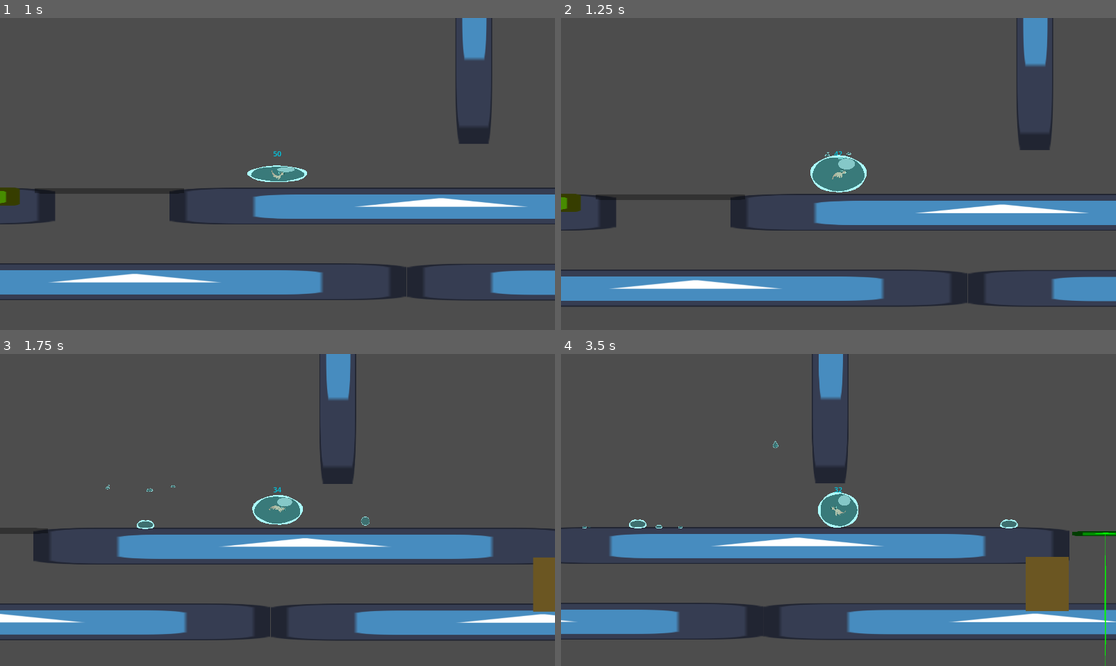
Above: before the commit, frames 1-4 (two rows, left to right).
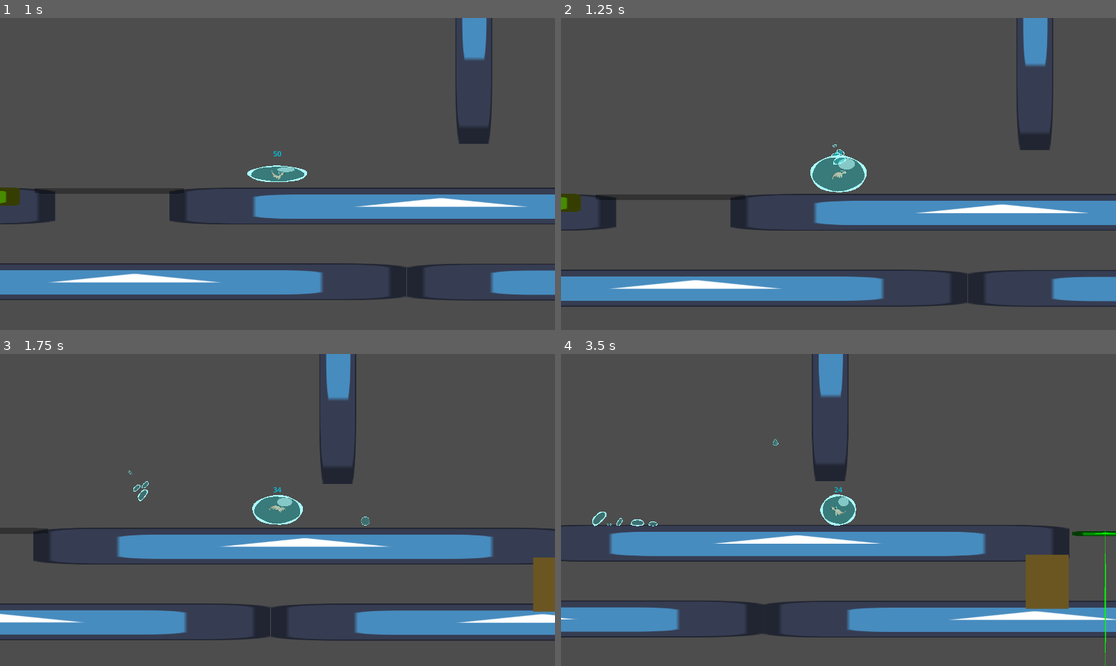
Above: after the commit, the same moments.

Repository: FelixChevrel/GlobalGameJam
Game: Godot game, scene res://Main Menu.tscn
The game is run twice, just before and just after one commit, with the same random seed, the same clock (stepped at 60 frames per second) and the same inputs. The engine's default icon, where the game draws it, is replaced by a stand-in: a white triangle on a blue panel in a dark square.
Inputs:
- Up to frame 1 (1 s): click "Play" at 0.5 s
- Up to frame 2 (1.25 s): no input
- Up to frame 3 (1.75 s): hold D (move_right) from 1.28 s (still down); hold Q (shoot) from 1.28 s (still down); tap Space (jump) at 1.52 s
- Up to frame 4 (3.5 s): release Q (shoot) at 2.03 s; tap Q (shoot) at 2.1 s; tap Space (jump) at 2.27 s; release D (move_right) at 2.78 s; hold A (move_left) from 2.78 s (still down); hold Q (shoot) from 2.78 s (still down)

Frame 1 is identical in both runs. In frame 2, less than 0.1% of the frame differs, in the area x 47-53%, y 40-47%; in frame 3, 0.2%; in frame 4, 6.9%, in the area x 0-100%, y 6-97%.

Commit message:
Dash fix

Diff:
--- a/Scripts/WaterDroplet.gd
+++ b/Scripts/WaterDroplet.gd
@@ -61,13 +61,10 @@
 
 func initializeSize():
 
-	$Droplet.scale = (0.25 * Vector2(waterAmount, waterAmount) * 0.25)
-	$CollisionPolygon2D.scale = (Vector2(waterAmount, waterAmount) * 0.25)
-	$Line2D.scale = (Vector2(waterAmount, waterAmount) * 0.25)
-	$Area2D.scale = (Vector2(waterAmount, waterAmount) * 0.25)
-
-	if (!falling):
-		linear_velocity = fallingSpeed
+	$Droplet.scale = (0.25 * Vector2(waterAmount, waterAmount) * 0.5)
+	$CollisionPolygon2D.scale = (Vector2(waterAmount, waterAmount) * 0.5)
+	$Line2D.scale = (Vector2(waterAmount, waterAmount) * 0.5)
+	$Area2D.scale = (Vector2(waterAmount, waterAmount) * 0.5)
 
 
 
--- a/gameplayComponent/WaterDroplet.tscn
+++ b/gameplayComponent/WaterDroplet.tscn
@@ -13,6 +13,9 @@
 collision_mask = 2
 physics_material_override = SubResource("PhysicsMaterial_ckj32")
 script = ExtResource("1_whibp")
+
+[node name="Timer" type="Timer" parent="."]
+autostart = true
 
 [node name="Droplet" type="Sprite2D" parent="."]
 modulate = Color(0, 1, 1, 0.196078)
@@ -38,9 +41,6 @@
 polygon = PackedVector2Array(3, -5, 9, -3, 12, -1, 13, 2, 12, 5, 10, 7, 4, 8, -8, 8, -14, 6, -15, 4, -15, 1, -14, -2, -11, -4, -6, -5)
 disabled = true
 
-[node name="Timer" type="Timer" parent="."]
-autostart = true
-
 [connection signal="body_entered" from="." to="." method="_on_body_entered"]
+[connection signal="timeout" from="Timer" to="." method="_on_timer_timeout"]
 [connection signal="body_entered" from="Area2D" to="." method="_on_area_2d_body_entered"]
-[connection signal="timeout" from="Timer" to="." method="_on_timer_timeout"]
--- a/platformer_controller/platformer_controller.gd
+++ b/platformer_controller/platformer_controller.gd
@@ -132,6 +132,7 @@
 @export var inDash : bool = false
 var can_dash : bool = true
 var DashWaterDrop : Node2D
+var DashWaterDrop2 : Node2D
 
 #apex of jump (need to be untyped)
 var apex = null
@@ -213,7 +214,6 @@
 
 		can_dash = false
 
-		print(dir)
 		dashDirection = dir
 		$DashAnimator.play("Dash")
 
@@ -224,8 +224,18 @@
 		$Graphic/Node2D/Line2D.updateWater()
 
 		DashWaterDrop = droplet.instantiate()
-		DashWaterDrop.waterAmount = dashWaterConsumption
+		DashWaterDrop.get_child(0).wait_time = 0.1
+		DashWaterDrop.linear_velocity = (-dashDirection * 1000).rotated(0.1)
+		DashWaterDrop.waterAmount = dashWaterConsumption/2
+		DashWaterDrop.scale = Vector2(0.5,0.5)
 		DashWaterDrop.initializeSize()
+
+		DashWaterDrop2 = droplet.instantiate()
+		DashWaterDrop2.get_child(0).wait_time = 0.1
+		DashWaterDrop2.linear_velocity = (-dashDirection * 1000).rotated(-0.1)
+		DashWaterDrop2.waterAmount = dashWaterConsumption/2
+		DashWaterDrop2.scale = Vector2(0.5,0.5)
+		DashWaterDrop2.initializeSize()
 
 		pass
 
@@ -239,9 +249,15 @@
 
 		velocity = dashDirection * dashSpeed
 		previous_velocity = velocity
+
+		if (apex == null) && (velocity.y > 0) && (!is_feet_on_ground()):
+			apex = position
+
+
 		move_and_slide()
 		SquashAndStretch(delta)
 		DirectionBuble(delta)
+
 		return
 
 	if is_coyote_timer_running() or current_jump_type == JumpType.NONE:
@@ -567,8 +583,13 @@
 
 func releaseWaterDrop():
 
-	DashWaterDrop.position = position
-
+	DashWaterDrop.global_position = global_position + Vector2(20,20)
 	get_tree().get_root().add_child(DashWaterDrop)
-	DashWaterDrop.fallingSpeed = -dashDirection * dashSpeed * 100
 	DashWaterDrop.initializeSize()
+
+	DashWaterDrop2.global_position = global_position + Vector2(-20,-20)
+	get_tree().get_root().add_child(DashWaterDrop2)
+	DashWaterDrop2.initializeSize()
+
+	DashWaterDrop = null
+	DashWaterDrop2 = null
